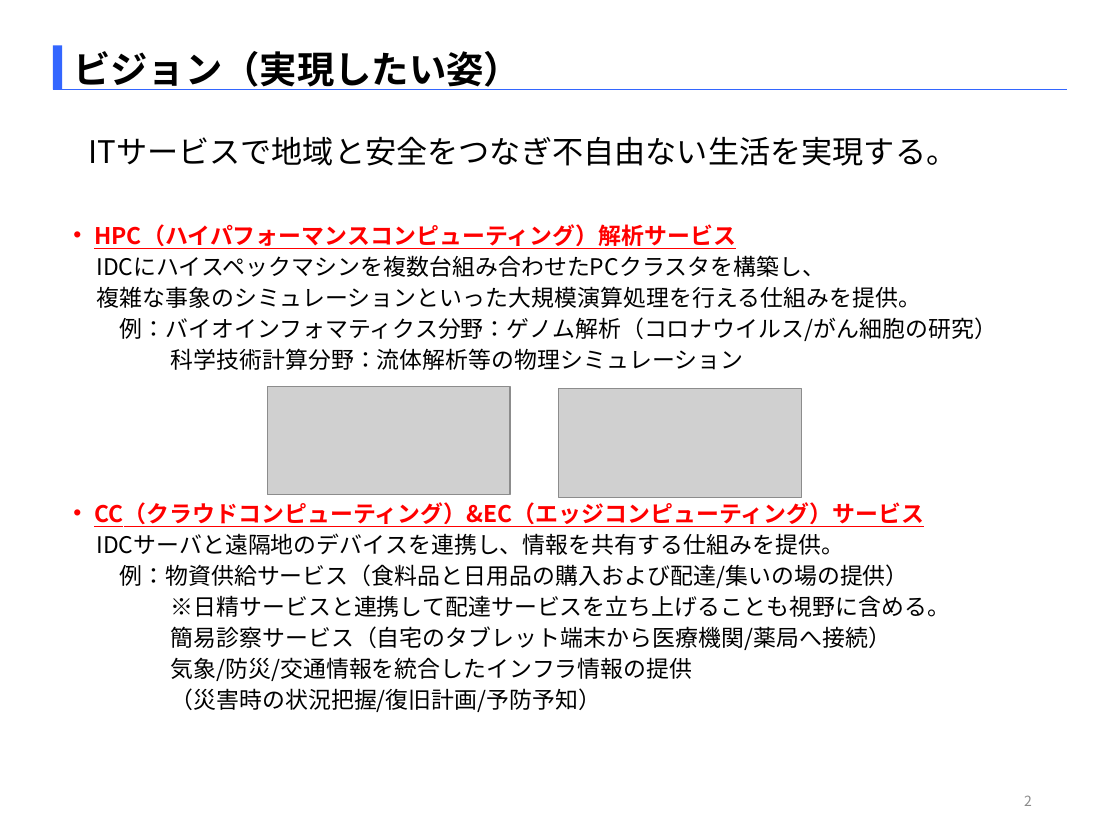
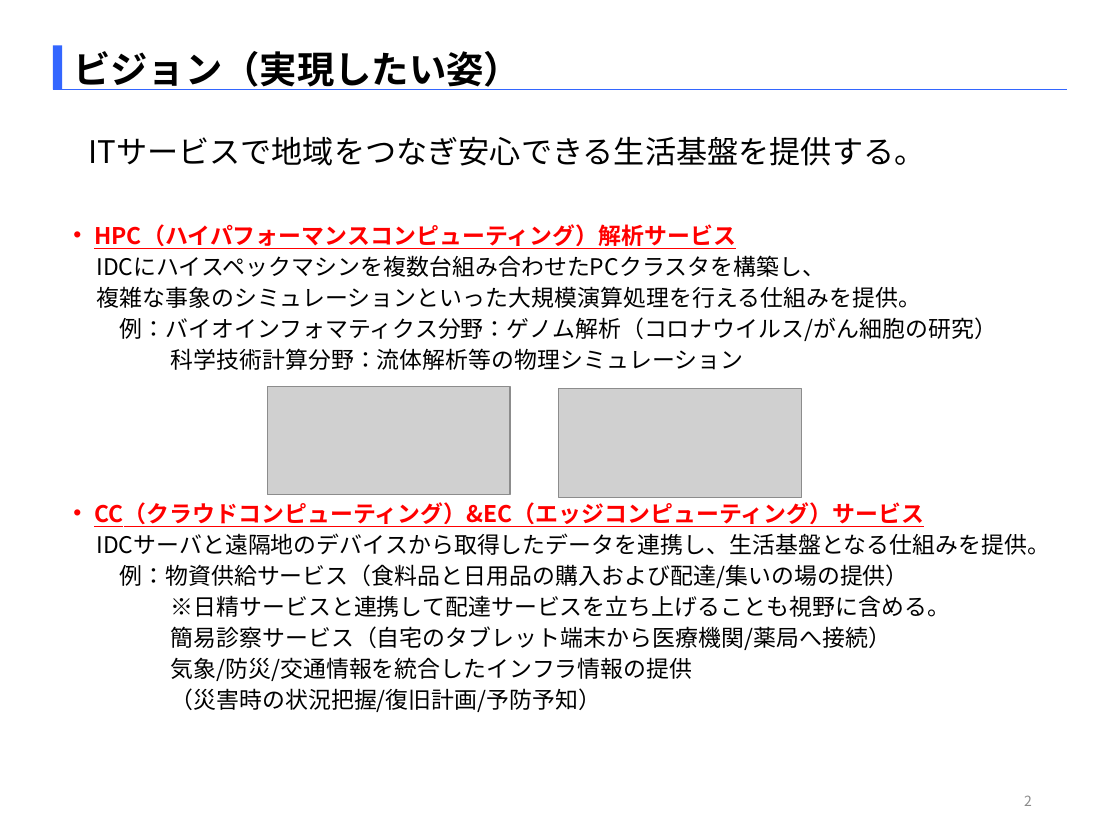
Before and after one commit to SITH-YN/PythonTool, a slide deck: slide 2 of Temp/EMB本部_中村洋太_290863_[HPC解析_CC&ECサービス].pptx. Drawn at 1120x840 pixels with LibreOffice and Linux fonts; fonts in the diff are those of the drawing; grey boxes stand for pictures. Boxes give left, top, right and bottom in pixels: in the first picture for what was removed or moved away, otherwise in the second. Text is boxed around its words. In the diff, an @@ line names an element or a change of style, - is before the commit and + after.

```diff
--- a/Temp/EMB本部_中村洋太_290863_[HPC解析_CC&ECサービス].pptx
+++ b/Temp/EMB本部_中村洋太_290863_[HPC解析_CC&ECサービス].pptx
@@ title at <box>88,136,925,166</box>: text changed @@
-ITサービスで地域と安全をつなぎ不自由ない生活を実現する。
+ITサービスで地域をつなぎ安心できる生活基盤を提供する。
@@ text at <box>96,533,1050,555</box>: text changed @@
-IDCサーバと遠隔地のデバイスを連携し、情報を共有する仕組みを提供。
+IDCサーバと遠隔地のデバイスから取得したデータを連携し、生活基盤となる仕組みを提供。
```
Also in this commit, not shown: 10 other slides changed.
